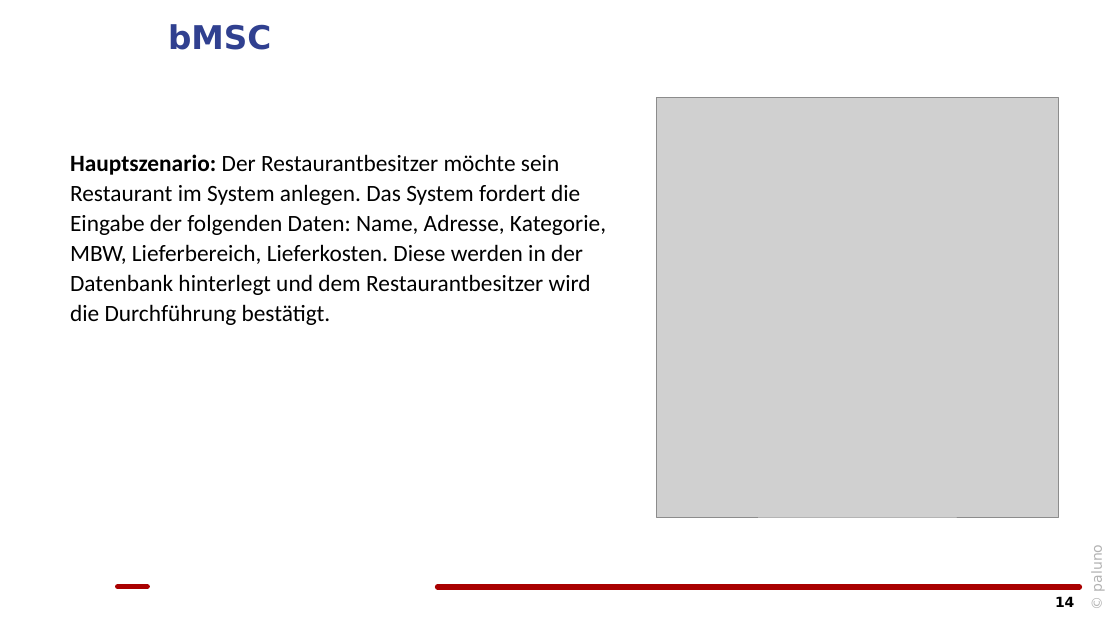
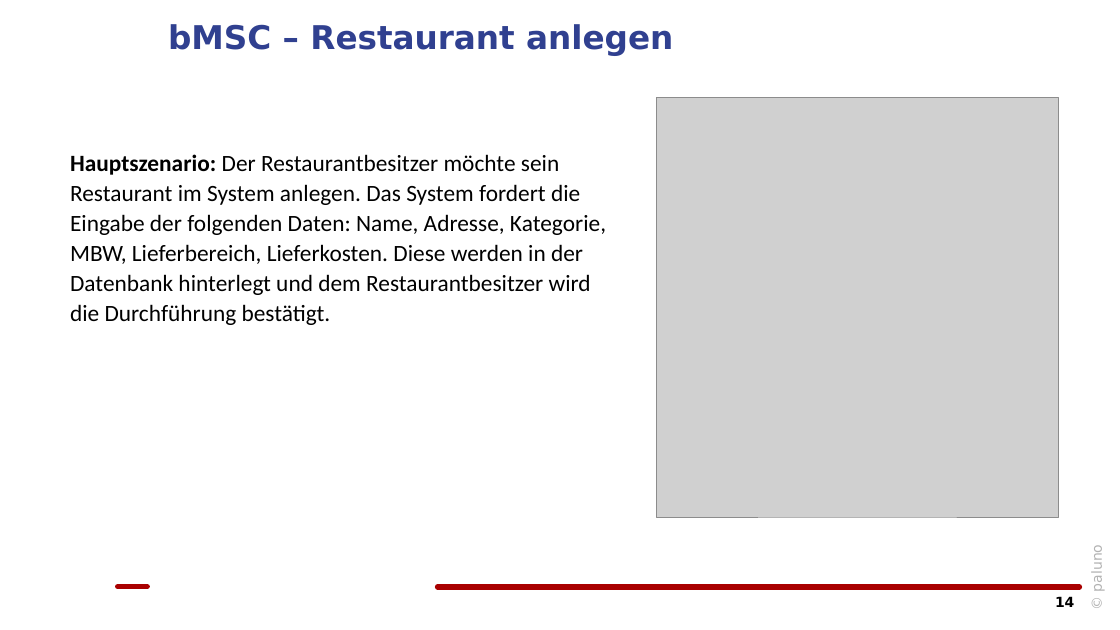
Before and after one commit to maj1n167/sep-ws21, a slide deck: slide 14 of material/artefakte/Gruppe12_Zyklus1.pptx. Drawn at 1120x630 pixels with LibreOffice and Linux fonts; fonts in the diff are those of the drawing; grey boxes stand for pictures; background and template pictures are left out. Boxes give left, top, right and bottom in pixels: in the first picture for what was removed or moved away, otherwise in the second. Text is boxed around its words. In the diff, an @@ line names an element or a change of style, - is before the commit and + after.

```diff
--- a/material/artefakte/Gruppe12_Zyklus1.pptx
+++ b/material/artefakte/Gruppe12_Zyklus1.pptx
@@ title at [168, 24, 673, 56]: text changed @@
-bMSC
+bMSC – Restaurant anlegen
```
Also in this commit, not shown: 4 other slides changed, 1 slide added, 1 other file.
